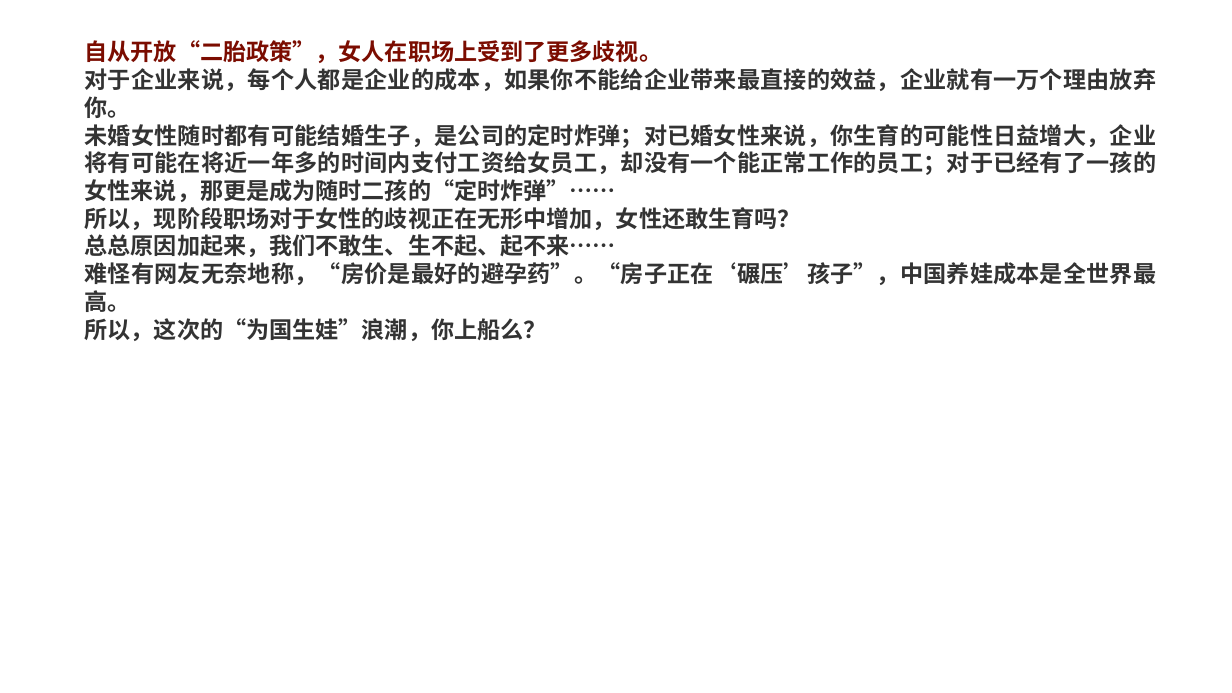
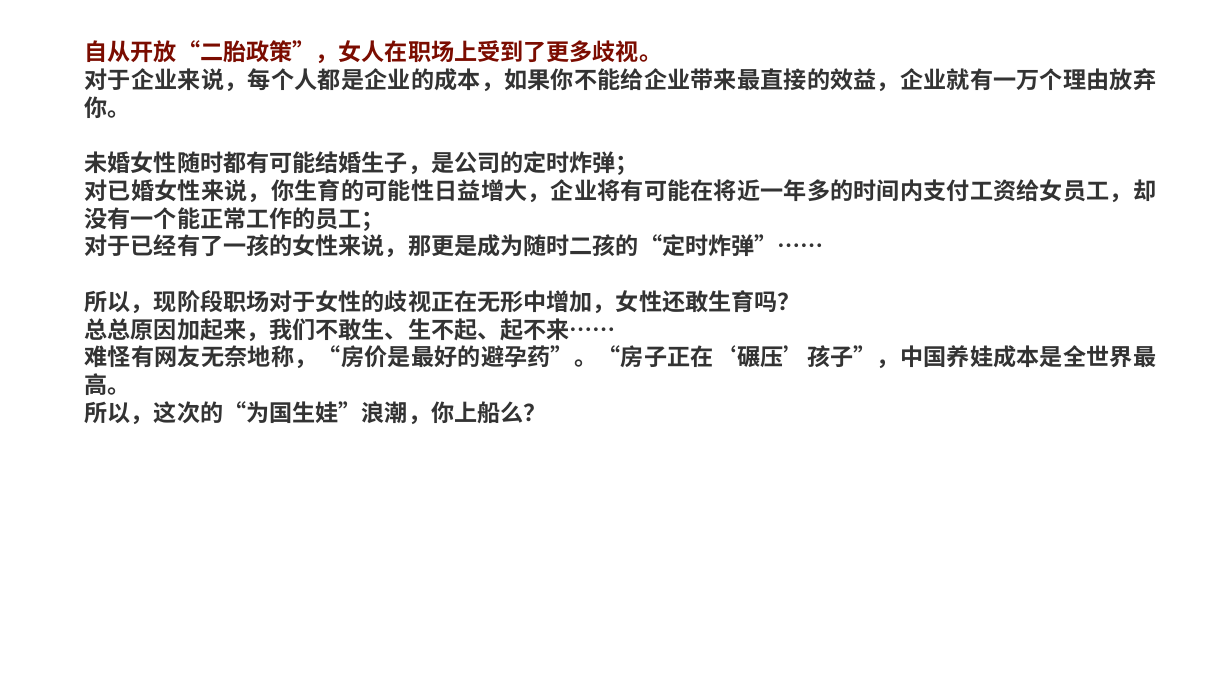
Before and after one commit to FredJiangFei/freetalk, a slide deck: slide 20 of 生娃是国家大事/sw - Copy.pptx (slide 21 before the commit). Drawn at 1232x693 pixels with LibreOffice and Linux fonts; fonts in the diff are those of the drawing. Boxes give left, top, right and bottom in pixels: in the first picture for what was removed or moved away, otherwise in the second. Text is boxed around its words. In the diff, an @@ line names an element or a change of style, - is before the commit and + after.

```diff
--- a/生娃是国家大事/sw - Copy.pptx
+++ b/生娃是国家大事/sw - Copy.pptx
@@ text at (85,151,1156,257): text changed @@
-未婚女性随时都有可能结婚生子，是公司的定时炸弹；对已婚女性来说，你生育的可能性日益增大，企业将有可能在将近一年多的时间内支付工资给女员工，却没有一个能正常工作的员工；对于已经有了一孩的女性来说，那更是成为随时二孩的“定时炸弹”……
+未婚女性随时都有可能结婚生子，是公司的定时炸弹；
+对已婚女性来说，你生育的可能性日益增大，企业将有可能在将近一年多的时间内支付工资给女员工，却没有一个能正常工作的员工；
+对于已经有了一孩的女性来说，那更是成为随时二孩的“定时炸弹”……
```
Also in this commit, not shown: 12 other slides changed, 5 slides added, 10 slides removed, 2 other files.
